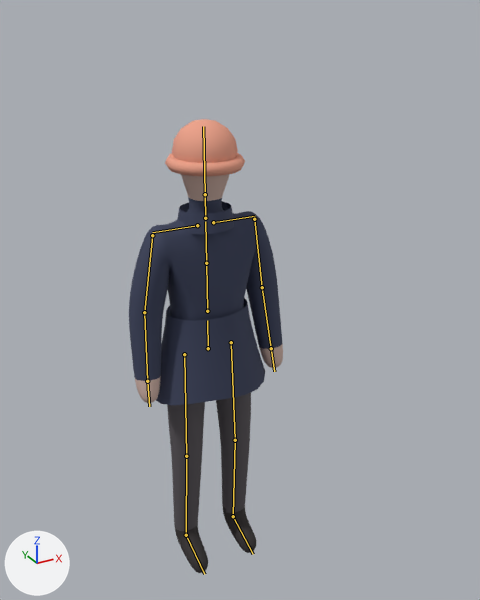
The FBX model export/fbx/keeper.fbx, before and after one commit.
Rendered twice from a 50 mm lens placed at (-0.933, -1.935, 2.063), pointed at (0.126, -0.008, 1.1). Every picture has the same lights, and +X, +Y and +Z are marked at lower left. The older version comes first. The bones that change, and the others that lie on the model, are drawn over the model as lines.

The first picture shows 'Keeper'.
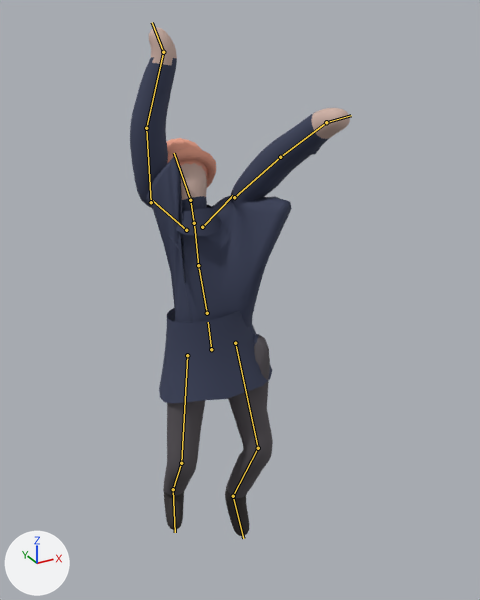
The newer file adds an action. The first version stands in its rest pose; the second is drawn at frame 145 of the action 'viggle_point'.

Edits to the scene script, one JSON object a line:
```json
{"block": "bone_hips", "where": "bone_hips = bpy.data.objects['KeeperRig'].pose.bones['hips']"}
{"op": "set", "path": "bone_hips.location", "old": "(0.0, 0.0, 0.0)", "new": "(0.045, -0.044, -0.063)"}
{"op": "set", "path": "bone_hips.rotation_quaternion", "old": "(1.0, 0.0, 0.0, 0.0)", "new": "(0.996, -0.028, -0.071, 0.045)", "note": "degrees (0, 0, 0) -> degrees (-4, -8, 5)"}
{"block": "bone_spine", "where": "bone_spine = bpy.data.objects['KeeperRig'].pose.bones['spine']  # child of 'hips'"}
{"op": "set", "path": "bone_spine.rotation_quaternion", "old": "(1.0, 0.0, 0.0, 0.0)", "new": "(0.997, -0.072, 0.001, -0.002)", "note": "degrees (0, 0, 0) -> degrees (-8, 0, 0)"}
{"block": "bone_chest", "where": "bone_chest = bpy.data.objects['KeeperRig'].pose.bones['chest']  # child of 'spine'"}
{"op": "set", "path": "bone_chest.rotation_quaternion", "old": "(1.0, 0.0, 0.0, 0.0)", "new": "(0.997, 0.071, 0.009, -0.011)", "note": "degrees (0, 0, 0) -> degrees (8, 1, -1)"}
{"block": "bone_neck", "where": "bone_neck = bpy.data.objects['KeeperRig'].pose.bones['neck']  # child of 'chest'"}
{"op": "set", "path": "bone_neck.rotation_quaternion", "old": "(1.0, 0.0, 0.0, 0.0)", "new": "(0.996, -0.087, 0.0, 0.006)", "note": "degrees (0, 0, 0) -> degrees (-10, 0, 1)"}
{"block": "bone_head", "where": "bone_head = bpy.data.objects['KeeperRig'].pose.bones['head']  # child of 'neck'"}
{"op": "set", "path": "bone_head.rotation_quaternion", "old": "(1.0, 0.0, 0.0, 0.0)", "new": "(0.938, -0.346, -0.017, -0.015)", "note": "degrees (0, 0, 0) -> degrees (-40, -2, -1)"}
{"block": "bone_shoulder_l", "where": "bone_shoulder_l = bpy.data.objects['KeeperRig'].pose.bones['shoulder.L']  # child of 'chest'"}
{"op": "set", "path": "bone_shoulder_l.rotation_quaternion", "old": "(1.0, 0.0, 0.0, 0.0)", "new": "(0.951, 0.27, 0.098, 0.11)", "note": "degrees (0, 0, 0) -> degrees (33, 7, 15)"}
{"block": "bone_upperarm_l", "where": "bone_upperarm_l = bpy.data.objects['KeeperRig'].pose.bones['upperarm.L']  # child of 'shoulder.L'"}
{"op": "set", "path": "bone_upperarm_l.rotation_quaternion", "old": "(1.0, 0.0, 0.0, 0.0)", "new": "(0.535, -0.553, 0.011, -0.639)", "note": "degrees (0, 0, 0) -> degrees (-57, -44, -75)"}
{"block": "bone_forearm_l", "where": "bone_forearm_l = bpy.data.objects['KeeperRig'].pose.bones['forearm.L']  # child of 'upperarm.L'"}
{"op": "set", "path": "bone_forearm_l.rotation_quaternion", "old": "(1.0, 0.0, 0.0, 0.0)", "new": "(0.994, 0.033, -0.106, 0.016)", "note": "degrees (0, 0, 0) -> degrees (4, -12, 1)"}
{"block": "bone_hand_l", "where": "bone_hand_l = bpy.data.objects['KeeperRig'].pose.bones['hand.L']  # child of 'forearm.L'"}
{"op": "set", "path": "bone_hand_l.rotation_quaternion", "old": "(1.0, 0.0, 0.0, 0.0)", "new": "(0.99, 0.077, 0.023, 0.118)", "note": "degrees (0, 0, 0) -> degrees (9, 2, 14)"}
{"block": "bone_shoulder_r", "where": "bone_shoulder_r = bpy.data.objects['KeeperRig'].pose.bones['shoulder.R']  # child of 'chest'"}
{"op": "set", "path": "bone_shoulder_r.rotation_quaternion", "old": "(1.0, 0.0, 0.0, 0.0)", "new": "(0.876, 0.346, -0.044, -0.333)", "note": "degrees (0, 0, 0) -> degrees (40, 9, -38)"}
{"block": "bone_upperarm_r", "where": "bone_upperarm_r = bpy.data.objects['KeeperRig'].pose.bones['upperarm.R']  # child of 'shoulder.R'"}
{"op": "set", "path": "bone_upperarm_r.rotation_quaternion", "old": "(1.0, 0.0, 0.0, 0.0)", "new": "(0.204, -0.895, 0.293, 0.268)", "note": "degrees (0, 0, 0) -> degrees (-165, 37, -31)"}
{"block": "bone_forearm_r", "where": "bone_forearm_r = bpy.data.objects['KeeperRig'].pose.bones['forearm.R']  # child of 'upperarm.R'"}
{"op": "set", "path": "bone_forearm_r.rotation_quaternion", "old": "(1.0, 0.0, 0.0, 0.0)", "new": "(0.995, -0.054, 0.09, -0.001)", "note": "degrees (0, 0, 0) -> degrees (-6, 10, -1)"}
{"block": "bone_hand_r", "where": "bone_hand_r = bpy.data.objects['KeeperRig'].pose.bones['hand.R']  # child of 'forearm.R'"}
{"op": "set", "path": "bone_hand_r.rotation_quaternion", "old": "(1.0, 0.0, 0.0, 0.0)", "new": "(0.919, 0.096, 0.211, 0.32)", "note": "degrees (0, 0, 0) -> degrees (19, 19, 42)"}
{"block": "bone_thigh_l", "where": "bone_thigh_l = bpy.data.objects['KeeperRig'].pose.bones['thigh.L']  # child of 'hips'"}
{"op": "set", "path": "bone_thigh_l.rotation_quaternion", "old": "(1.0, 0.0, 0.0, 0.0)", "new": "(0.992, -0.112, -0.056, 0.005)", "note": "degrees (0, 0, 0) -> degrees (-13, -6, 1)"}
{"block": "bone_shin_l", "where": "bone_shin_l = bpy.data.objects['KeeperRig'].pose.bones['shin.L']  # child of 'thigh.L'"}
{"op": "set", "path": "bone_shin_l.rotation_quaternion", "old": "(1.0, 0.0, 0.0, 0.0)", "new": "(0.941, 0.333, -0.016, 0.054)", "note": "degrees (0, 0, 0) -> degrees (39, -4, 5)"}
{"block": "bone_foot_l", "where": "bone_foot_l = bpy.data.objects['KeeperRig'].pose.bones['foot.L']  # child of 'shin.L'"}
{"op": "set", "path": "bone_foot_l.rotation_quaternion", "old": "(1.0, 0.0, 0.0, 0.0)", "new": "(0.996, -0.023, 0.058, 0.062)", "note": "degrees (0, 0, 0) -> degrees (-2, 7, 7)"}
{"block": "bone_thigh_r", "where": "bone_thigh_r = bpy.data.objects['KeeperRig'].pose.bones['thigh.R']  # child of 'hips'"}
{"op": "set", "path": "bone_thigh_r.rotation_quaternion", "old": "(1.0, 0.0, 0.0, 0.0)", "new": "(0.993, -0.05, 0.028, 0.104)", "note": "degrees (0, 0, 0) -> degrees (-5, 4, 12)"}
{"block": "bone_shin_r", "where": "bone_shin_r = bpy.data.objects['KeeperRig'].pose.bones['shin.R']  # child of 'thigh.R'"}
{"op": "set", "path": "bone_shin_r.rotation_quaternion", "old": "(1.0, 0.0, 0.0, 0.0)", "new": "(0.931, 0.361, 0.018, -0.051)", "note": "degrees (0, 0, 0) -> degrees (42, 4, -5)"}
{"block": "bone_foot_r", "where": "bone_foot_r = bpy.data.objects['KeeperRig'].pose.bones['foot.R']  # child of 'shin.R'"}
{"op": "set", "path": "bone_foot_r.rotation_quaternion", "old": "(1.0, 0.0, 0.0, 0.0)", "new": "(0.991, -0.125, 0.037, 0.029)", "note": "degrees (0, 0, 0) -> degrees (-14, 5, 3)"}
```

Boxes (x1, y1, x2, y2) around the edits, measured in the pictures (480 x 600 px):
```json
{"object": "Keeper", "change": "posed", "before": [129, 119, 283, 573], "after": [130, 27, 350, 536], "on screen": "43% wider, 12% taller"}
{"bone": "hips", "before": "(208, 348) to (207, 320)", "after": "(211, 349) to (208, 322)"}
{"bone": "spine", "before": "(207, 311) to (206, 263)", "after": "(207, 313) to (198, 265)"}
{"bone": "chest", "before": "(206, 263) to (205, 221)", "after": "(198, 265) to (194, 226)"}
{"bone": "neck", "before": "(205, 218) to (205, 194)", "after": "(194, 223) to (190, 200)"}
{"bone": "head", "before": "(205, 194) to (203, 126)", "after": "(190, 200) to (174, 153)"}
{"bone": "shoulder.L", "before": "(213, 222) to (255, 216)", "after": "(202, 227) to (233, 195)"}
{"bone": "upperarm.L", "before": "(254, 219) to (262, 287)", "after": "(234, 197) to (280, 157)"}
{"bone": "forearm.L", "before": "(262, 287) to (271, 348)", "after": "(280, 157) to (326, 122)"}
{"bone": "hand.L", "before": "(271, 348) to (274, 371)", "after": "(326, 122) to (351, 115)"}
{"bone": "shoulder.R", "before": "(197, 225) to (152, 232)", "after": "(186, 230) to (152, 200)"}
{"bone": "upperarm.R", "before": "(152, 235) to (144, 312)", "after": "(151, 202) to (146, 128)"}
{"bone": "forearm.R", "before": "(144, 312) to (147, 381)", "after": "(146, 128) to (163, 52)"}
{"bone": "hand.R", "before": "(147, 381) to (149, 406)", "after": "(163, 52) to (152, 22)"}
{"bone": "thigh.L", "before": "(231, 342) to (235, 440)", "after": "(235, 343) to (258, 448)"}
{"bone": "shin.L", "before": "(235, 440) to (233, 516)", "after": "(258, 448) to (233, 496)"}
{"bone": "foot.L", "before": "(233, 516) to (253, 554)", "after": "(233, 496) to (243, 538)"}
{"bone": "thigh.R", "before": "(184, 354) to (186, 456)", "after": "(187, 355) to (181, 463)"}
{"bone": "shin.R", "before": "(186, 456) to (186, 535)", "after": "(181, 463) to (173, 489)"}
{"bone": "foot.R", "before": "(186, 535) to (204, 574)", "after": "(173, 489) to (175, 532)"}
```
